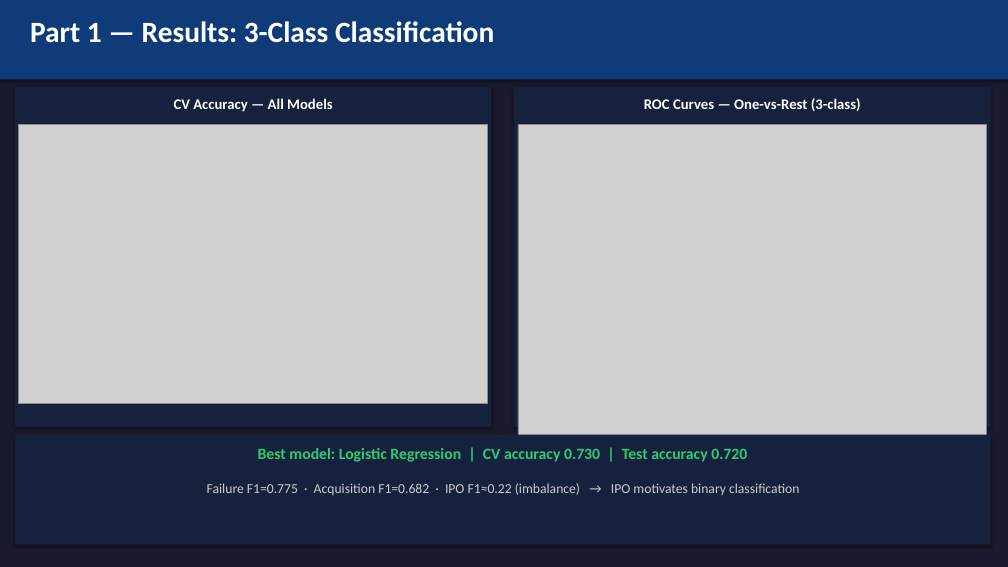
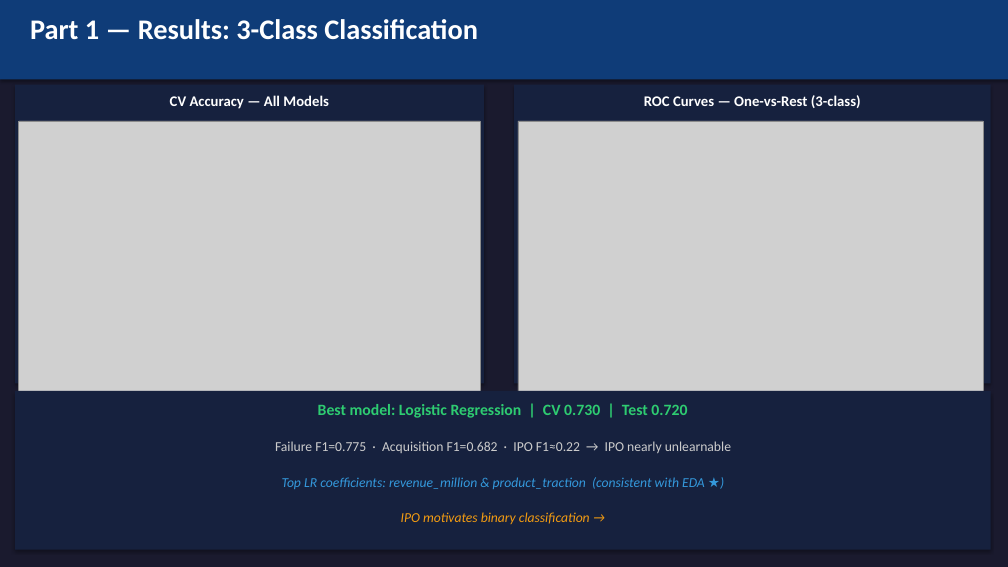
Before and after one commit to Clement-NI/Machine_learning_project_kaggle_start_up_success_data, a slide deck: slide 5 of scientificProject1/report/presentation.pptx. Drawn at 1008x567 pixels with LibreOffice and Linux fonts; fonts in the diff are those of the drawing; grey boxes stand for pictures. Boxes give left, top, right and bottom in pixels: in the first picture for what was removed or moved away, otherwise in the second. Text is boxed around its words. In the diff, an @@ line names an element or a change of style, - is before the commit and + after.

```diff
--- a/scientificProject1/report/presentation.pptx
+++ b/scientificProject1/report/presentation.pptx
@@ text "Part 1 — Results: 3-Class ..." at [30, 19, 478, 40]: size 28 to 27 pt @@
@@ rectangle: place and size @@
-rectangle at [15, 87, 492, 427]
+rectangle at [15, 85, 484, 383]
@@ text "CV Accuracy — All Models": place and size @@
-text "CV Accuracy — All Models" at [174, 98, 333, 112]
+text "CV Accuracy — All Models" at [170, 95, 329, 109]
@@ rectangle: place and size @@
-rectangle at [514, 87, 991, 427]
+rectangle at [514, 85, 991, 383]
@@ picture: place and size @@
-picture at [19, 125, 488, 404]
+picture at [19, 121, 480, 395]
@@ picture: place and size @@
-picture at [518, 125, 987, 452]
+picture at [518, 121, 983, 445]
@@ rectangle: place and size @@
-rectangle at [15, 435, 991, 544]
+rectangle at [15, 391, 991, 550]
@@ text at [318, 404, 687, 418]: text changed @@
-Best model: Logistic Regression | CV accuracy 0.730 | Test accuracy 0.720
+Best model: Logistic Regression | CV 0.730 | Test 0.720
@@ text at [275, 441, 731, 453]: text changed @@
-Failure F1=0.775 · Acquisition F1=0.682 · IPO F1≈0.22 (imbalance) → IPO motivates binary classification
+Failure F1=0.775 · Acquisition F1=0.682 · IPO F1≈0.22 → IPO nearly unlearnable
@@ text added at [282, 477, 705, 489], 13 pt, text #3498DB, italic @@
+Top LR coefficients: revenue_million & product_traction (consistent with EDA ★)
@@ text added at [401, 512, 590, 524], 13 pt, text #F39C12, italic @@
+IPO motivates binary classification →
```
Also in this commit, not shown: 9 other slides changed, 3 slides added, 1 slide removed.
